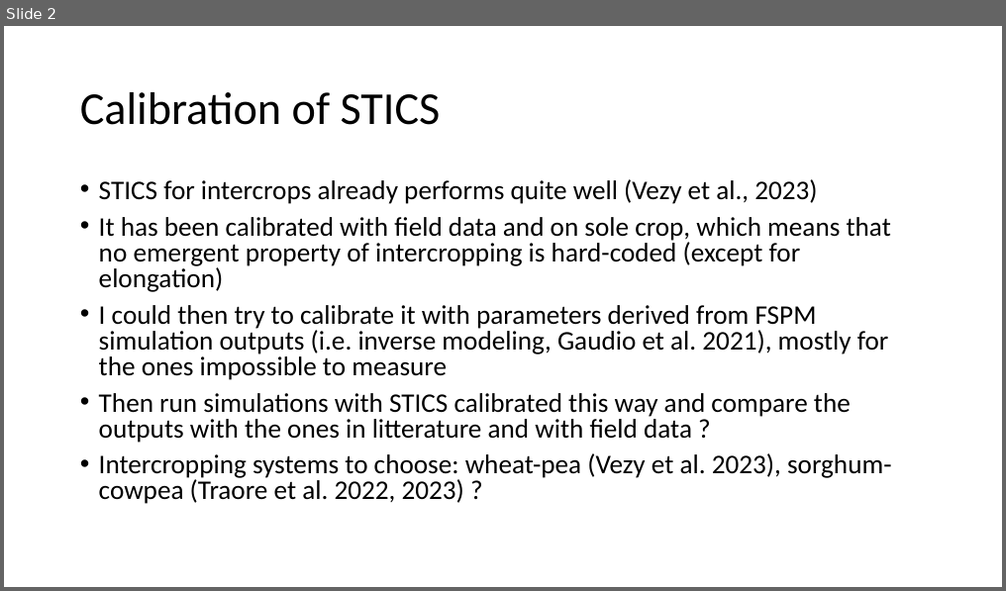
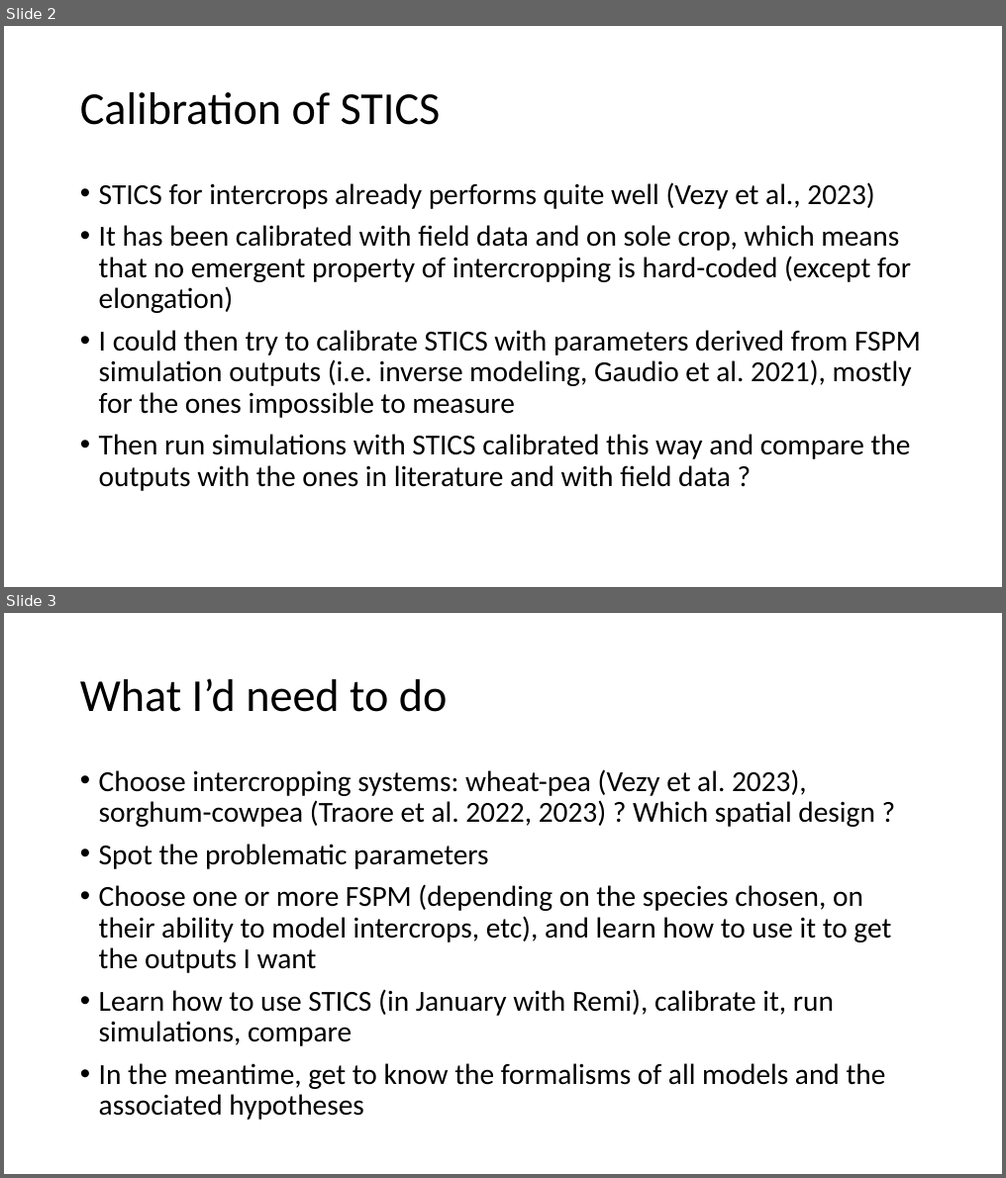
Before and after one commit to orianebro/PhD_Oriane, a slide deck: ppt1.pptx. Shown one above the other, each under a label of ours: slide 2 before the commit, slides 2 and 3 after it. The pictures are 1006x591 and 1006x1178 pixels, drawn with LibreOffice and Linux fonts; fonts in the diff are those of the drawing. Boxes give left, top, right and bottom in pixels: in the first picture for what was removed or moved away, otherwise in the second. Text is boxed around its words. In the diff, an @@ line names an element or a change of style, - is before the commit and + after.

Commit message:
Auto saved by Logseq

```diff
--- a/ppt1.pptx
+++ b/ppt1.pptx
@@ slide 3 added at box(4, 613, 1002, 1174), background #FFFFFF @@
@@ title added at box(80, 678, 448, 712), 44 pt, text #000000 @@
+What I’d need to do
@@ text added at box(99, 769, 891, 1120), 28 pt, text #000000 @@
+• Choose intercropping systems: wheat-pea (Vezy et al. 2023), sorghum-cowpea (Traore et al. 2022, 2023) ? Which spatial design ?
+• Spot the problematic parameters
+• Choose one or more FSPM (depending on the species chosen, on their ability to model intercrops, etc), and learn how to use it to get the outputs I want
+• Learn how to use STICS (in January with Remi), calibrate it, run simulations, compare
+• In the meantime, get to know the formalisms of all models and the associated hypotheses
@@ slide 2 changed as well @@
@@ text at box(99, 182, 911, 313): size 25.9 to 28 pt in "STICS for intercrops already performs quite well ...", "It has been calibrated with field data ..."; line spacing 0.8 to 0.9 @@
@@ text at box(99, 330, 921, 491): text changed; size 25.9 to 28 pt @@
-• I could then try to calibrate it with parameters derived from FSPM simulation outputs (i.e. inverse modeling, Gaudio et al. 2021), mostly for the ones impossible to measure
-• Then run simulations with STICS calibrated this way and compare the outputs with the ones in litterature and with field data ?
-• Intercropping systems to choose: wheat-pea (Vezy et al. 2023), sorghum-cowpea (Traore et al. 2022, 2023) ?
+• I could then try to calibrate STICS with parameters derived from FSPM simulation outputs (i.e. inverse modeling, Gaudio et al. 2021), mostly for the ones impossible to measure
+• Then run simulations with STICS calibrated this way and compare the outputs with the ones in literature and with field data ?
```
